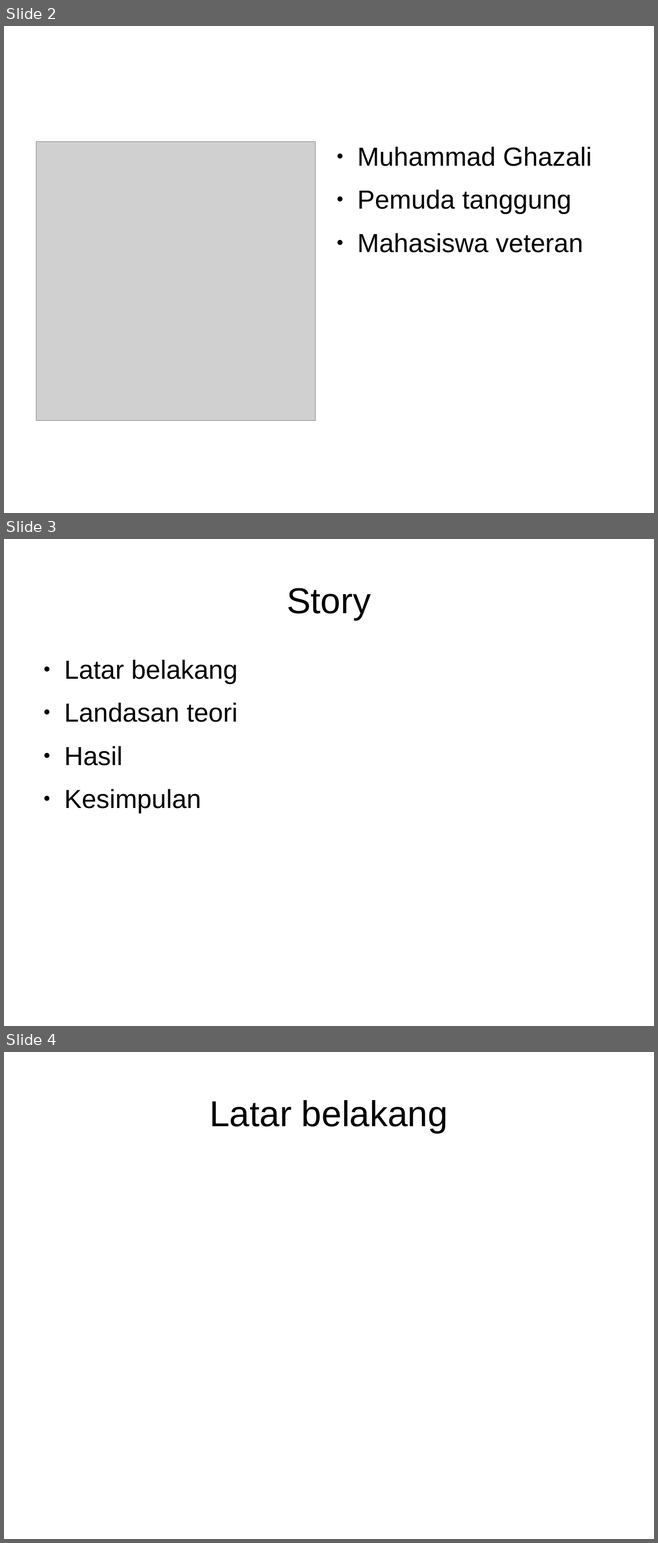
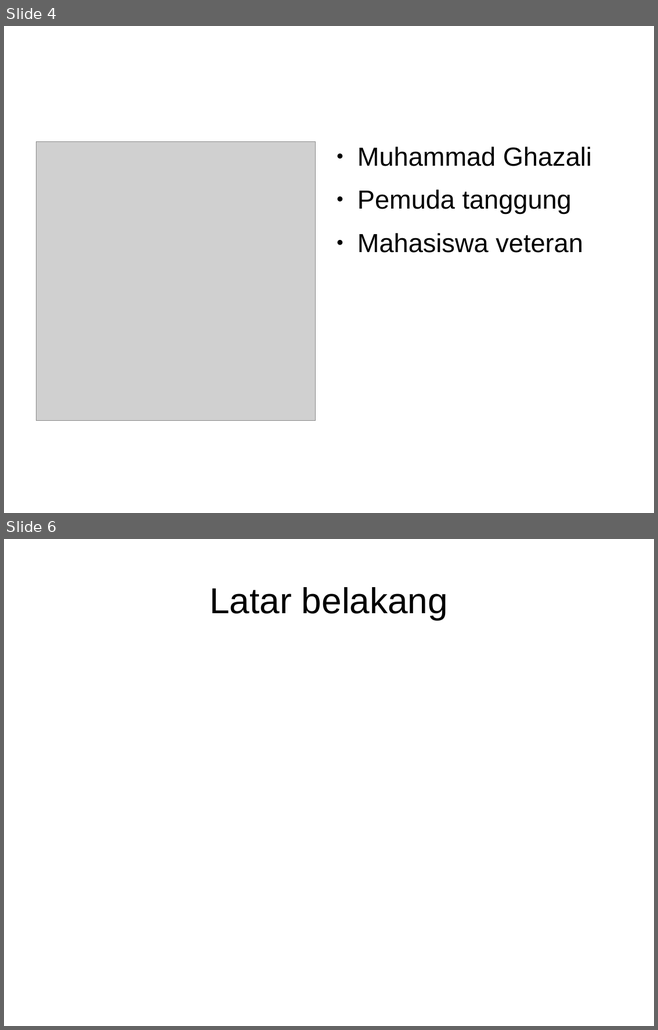
Before and after one commit to muhammadghazali/ghanoz-json-skripsi, a slide deck: slide-presentasi/presentasi-tugas-akhir.odp. Shown one above the other, each under a label of ours: slides 2, 3 and 4 before the commit, slides 4 and 6 after it; the slides between them are not shown. The pictures are 658x1543 and 658x1030 pixels, drawn with LibreOffice and Linux fonts; fonts in the diff are those of the drawing; grey boxes stand for pictures. Boxes give left, top, right and bottom in pixels: in the first picture for what was removed or moved away, otherwise in the second. Text is boxed around its words. In the diff, an @@ line names an element or a change of style, - is before the commit and + after.

```diff
--- a/slide-presentasi/presentasi-tugas-akhir.odp
+++ b/slide-presentasi/presentasi-tugas-akhir.odp
@@ slide 3 removed at [4, 539, 654, 1026], background #FFFFFF @@
@@ title removed at [286, 588, 371, 620] @@
-Story
@@ text removed at [64, 660, 238, 813] @@
-● Latar belakang
-● Landasan teori
-● Hasil
-● Kesimpulan
@@ what was slide 2 is now slide 4 @@
@@ what was slide 4 is now slide 6 @@
```
Also in this commit, not shown: 1 slide changed, 4 slides added, 3 other files.
